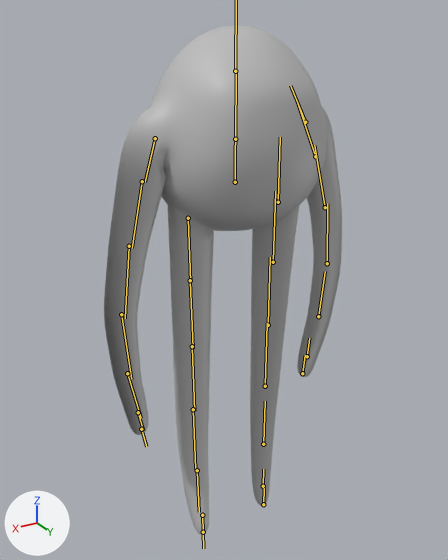
What one commit did to the FBX model Assets/Michala/Models/MCSlowWalk.fbx.
Camera for both pictures: a 50 mm lens placed at (0.0202, 0.0323, 0.0375), pointed at (-0.0001, -0.0014, 0.0206). Arrows for +X, +Y and +Z are at lower left; the lights stay in place. Both versions are drawn at frame 12 of the action 'Take 001'; the numbers are the values there. The bones that bend it are drawn over the model as lines.
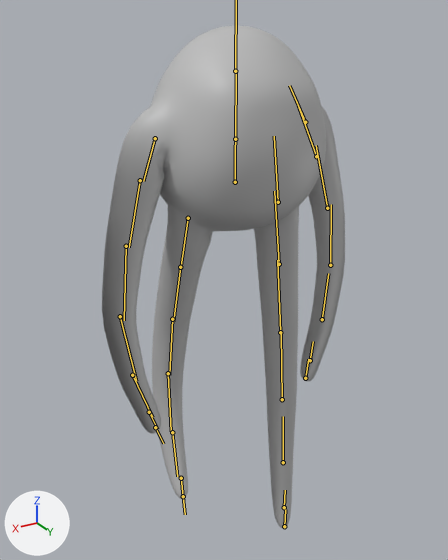
What the commit changed:
Bone 'r_shoulder' (bone_r_shoulder) turns from (6, 0, 44) to (8, 1, 43) degrees about its own x, y and z.
Bone 'r_hip' (bone_r_hip) turns from (0, -6, 0) to (8, -6, -2) degrees about its own x, y and z.
Bone 'r_leg1' (bone_r_leg1) turns from (0, 0, 0) to (1, 0, 1) degrees about its own x, y and z.
Bone 'r_leg2' (bone_r_leg2) turns from (0, 0, 0) to (-1, 0, 1) degrees about its own x, y and z.
Bone 'r_leg3' (bone_r_leg3) turns from (0, 0, 0) to (-3, 0, 0) degrees about its own x, y and z.
Bone 'r_leg4' (bone_r_leg4) turns from (0, 0, 0) to (-2, 0, -1) degrees about its own x, y and z.
Bone 'l_hip' (bone_l_hip) turns from (0, -5, 1) to (-21, -5, 4) degrees about its own x, y and z.
Bone 'l_leg1' (bone_l_leg1) turns from (0, 0, 0) to (3, 0, -1) degrees about its own x, y and z.
Bone 'l_leg2' (bone_l_leg2) turns from (0, 0, 0) to (7, 0, -2) degrees about its own x, y and z.
Bone 'l_leg3' (bone_l_leg3) turns from (0, 0, 0) to (11, 0, -1) degrees about its own x, y and z.
Bone 'l_leg4' (bone_l_leg4) turns from (0, 0, 0) to (7, 0, 0) degrees about its own x, y and z.
Bone 'l_shoulder' (bone_l_shoulder) turns from (6, 0, 43) to (8, 0, 38) degrees about its own x, y and z.
Bone 'l_arm1' (bone_l_arm1) turns from (0, 0, 6) to (0, 1, 8) degrees about its own x, y and z.
Bone 'l_arm2' (bone_l_arm2) turns from (0, -1, 6) to (0, 0, 9) degrees about its own x, y and z.
Bone 'l_arm3' (bone_l_arm3) turns from (0, 0, 13) to (0, 1, 17) degrees about its own x, y and z.
Bone 'l_arm4' (bone_l_arm4) turns from (0, 0, 8) to (0, 0, 10) degrees about its own x, y and z.

Changed parts and their boxes [x1, y1, x2, y2] in the pictures (448 x 560 px):
'pCube1', posed
    before: [104, 25, 342, 535]
    after: [102, 25, 345, 528]
bone 'r_shoulder', root to tip
    before: (305, 122) to (290, 85)
    after: (305, 122) to (289, 85)
bone 'r_hip', root to tip
    before: (278, 202) to (280, 137)
    after: (278, 202) to (274, 136)
bone 'r_leg1', root to tip
    before: (273, 262) to (275, 191)
    after: (279, 264) to (274, 191)
bone 'r_leg2', root to tip
    before: (268, 325) to (270, 257)
    after: (280, 332) to (277, 260)
bone 'r_leg3', root to tip
    before: (265, 386) to (267, 323)
    after: (282, 399) to (281, 331)
bone 'r_leg4', root to tip
    before: (263, 444) to (265, 401)
    after: (283, 462) to (283, 416)
bone 'l_hip', root to tip
    before: (188, 218) to (190, 282)
    after: (188, 218) to (180, 269)
bone 'l_leg1', root to tip
    before: (190, 280) to (193, 348)
    after: (180, 267) to (173, 321)
bone 'l_leg2', root to tip
    before: (192, 346) to (194, 411)
    after: (172, 319) to (169, 375)
bone 'l_leg3', root to tip
    before: (193, 409) to (195, 469)
    after: (168, 373) to (171, 431)
bone 'l_leg4', root to tip
    before: (197, 470) to (199, 512)
    after: (172, 432) to (177, 476)
bone 'l_shoulder', root to tip
    before: (155, 138) to (145, 182)
    after: (155, 138) to (143, 181)
bone 'l_arm1', root to tip
    before: (142, 181) to (132, 248)
    after: (140, 180) to (129, 247)
bone 'l_arm2', root to tip
    before: (129, 246) to (125, 318)
    after: (126, 246) to (124, 320)
bone 'l_arm3', root to tip
    before: (121, 314) to (131, 379)
    after: (120, 316) to (136, 381)
bone 'l_arm4', root to tip
    before: (127, 373) to (141, 418)
    after: (132, 375) to (152, 417)
